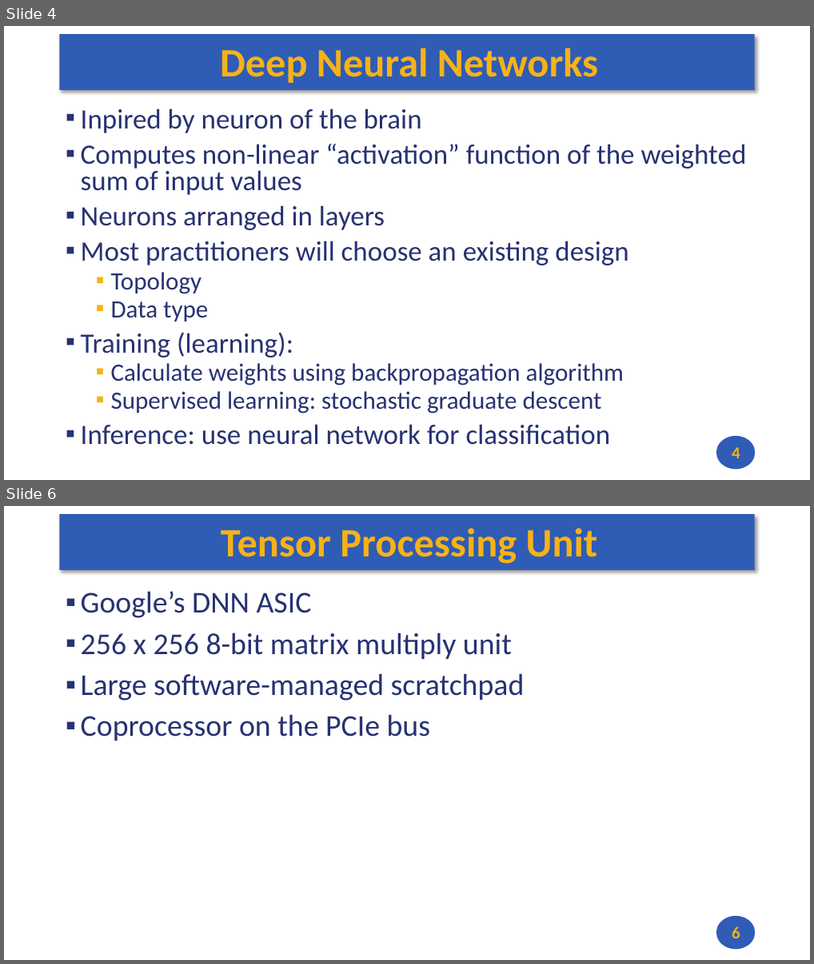
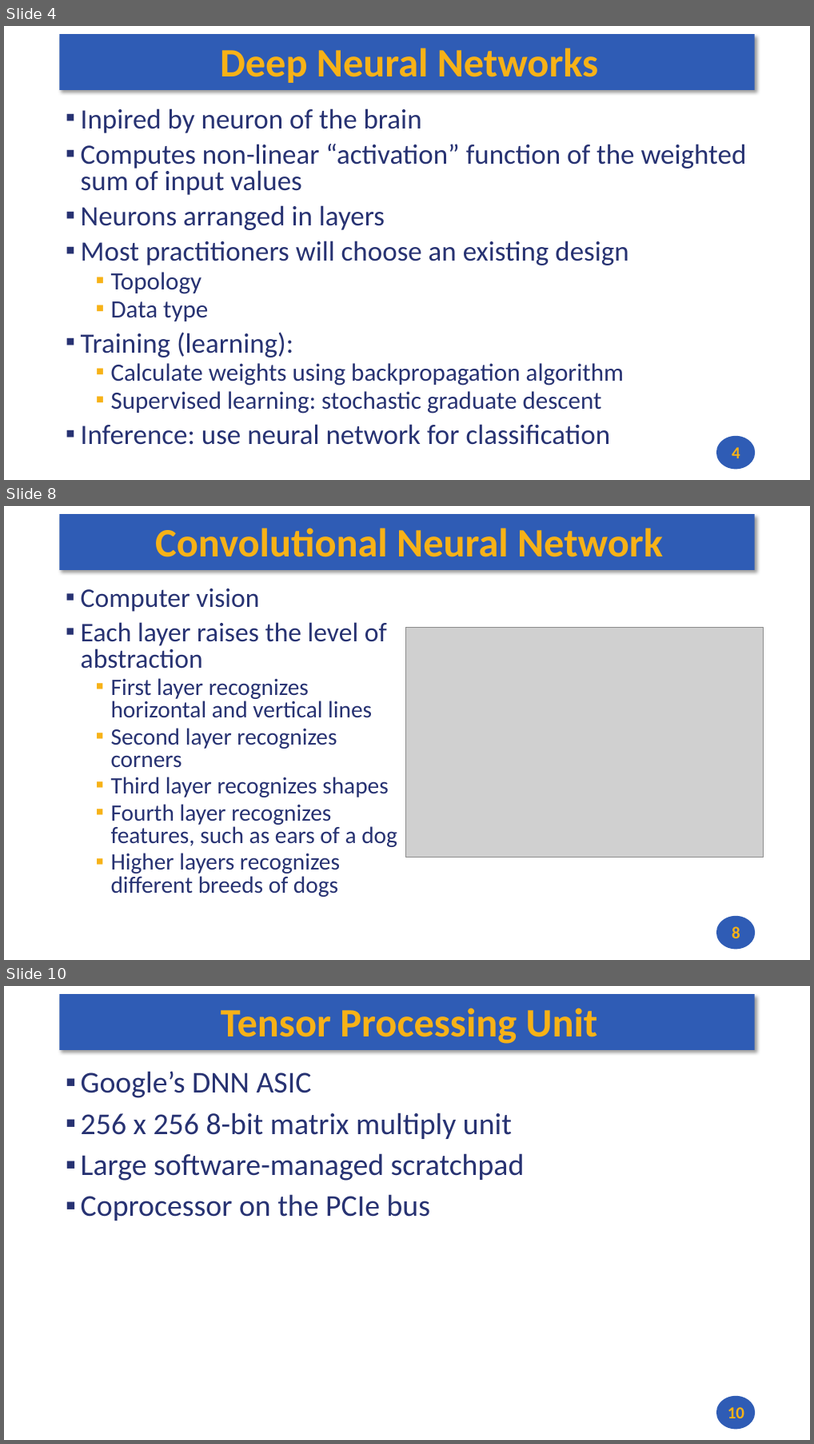
Before and after one commit to andrewt0301/hse-acos-course, a slide deck: docs/part1ca/16_TPU/CA_Lecture_16.pptx. Shown one above the other, each under a label of ours: slides 4 and 6 before the commit, slides 4, 8 and 10 after it; the slides between them are not shown. The pictures are 814x964 and 814x1444 pixels, drawn with LibreOffice and Linux fonts; fonts in the diff are those of the drawing; grey boxes stand for pictures. Boxes give left, top, right and bottom in pixels: in the first picture for what was removed or moved away, otherwise in the second. Text is boxed around its words. In the diff, an @@ line names an element or a change of style, - is before the commit and + after.

```diff
--- a/docs/part1ca/16_TPU/CA_Lecture_16.pptx
+++ b/docs/part1ca/16_TPU/CA_Lecture_16.pptx
@@ slide 8 added at (4, 506, 810, 960), background #FFFFFF; not listed: 2 template elements that a slide beside it also shows @@
@@ title added at (155, 528, 663, 557), 48 pt, text #F7B217, bold @@
+Convolutional Neural Network
@@ text added at (81, 588, 398, 896), 28 pt, text #273272 @@
+▪ Computer vision
+▪ Each layer raises the level of abstraction
+  ▪ First layer recognizes horizontal and vertical lines
+  ▪ Second layer recognizes corners
+  ▪ Third layer recognizes shapes
+  ▪ Fourth layer recognizes features, such as ears of a dog
+  ▪ Higher layers recognizes different breeds of dogs
@@ picture added at (406, 628, 764, 857) @@
@@ page number added at (732, 926, 741, 938), 20 pt, text #F7B217, bold @@
+8
@@ what was slide 6 is now slide 10 @@
@@ page number at (728, 1407, 745, 1418): text changed @@
-6
+10
```
Also in this commit, not shown: 1 slide changed, 3 other slides added, 2 other files.
